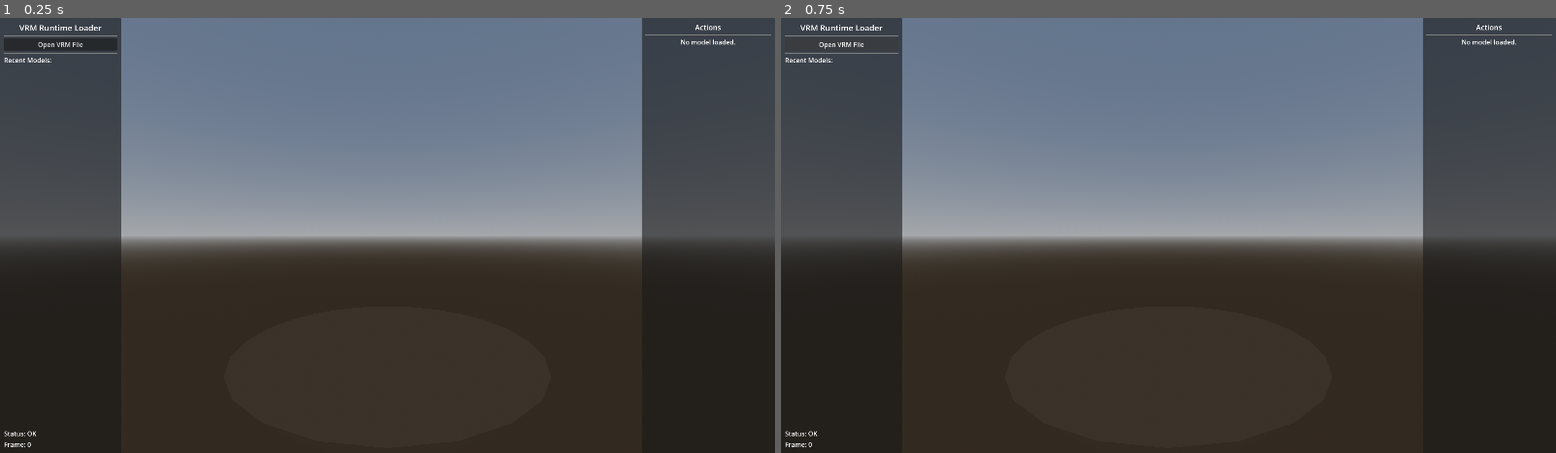
Above: before the commit, frames 1-2 (left to right).
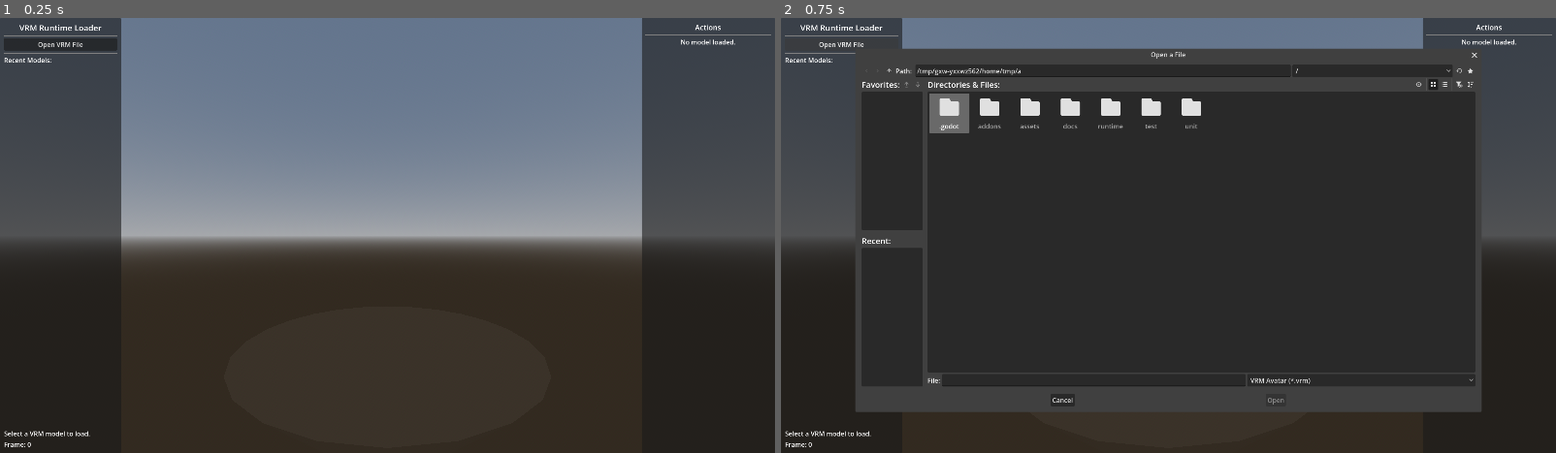
Above: after the commit, the same moments.

Repository: kanimaru/vrm-godot
Game: Godot game, scene res://runtime/vrm_runtime_loader.tscn
The game is run twice, just before and just after one commit, with the same random seed, the same clock (stepped at 60 frames per second) and the same inputs.
Inputs:
- Up to frame 1 (0.25 s): no input
- Up to frame 2 (0.75 s): click "Open VRM File" at 0.5 s

The runs differ from the first frame. In frame 1, less than 0.1% of the frame differs, in the area x 1-12%, y 94-97%; in frame 2, 40%, in the area x 1-91%, y 7-97%.
Error before the commit: Parse Error: Could not find type "VmdParser" in the current scope. (res://runtime/vrm_runtime_loader.gd:190)

Commit message:
feat: add playback frame slider and VMD IK retargeting fixes to runtime demo
runtime/vrm_runtime_loader.gd: adds a scrubbable playback slider synced to
the current animation frame (with a guard flag to avoid feedback loops
while the user is dragging it), VmdFormat/VmdDebugSkeleton references
following the VMD parser split, and retargeting adjustments for VMD IK
across VRM0/VRM1. runtime/vrm_runtime_ui.gd/.tscn wire up the new slider
control.

Adds unit/test_vrm_runtime_loader_retargeting.gd covering VMD IK
retargeting for both VRM1 (identity rest rotation) and VRM0 (rotated rest)
skeletons.

Pre-existing uncommitted work from before this session; committing as-is
per request.

Co-Authored-By: Claude Sonnet 5 <noreply@anthropic.com>

Diff:
--- a/runtime/vrm_runtime_loader.gd
+++ b/runtime/vrm_runtime_loader.gd
@@ -10,6 +10,11 @@
 const MTOON_SHADER_PATH: String = "res://addons/vrm/shaders/mtoon.gdshader"
 const MTOON_OUTLINE_SHADER_PATH: String = "res://addons/vrm/shaders/mtoon_outline.gdshader"
 const MODEL_ROOT_VRM_NAME: String = "ModelRoot"
+
+const VmdParser = preload("res://addons/vrm/vmd/vmd_parser.gd")
+const VmdFormat = preload("res://addons/vrm/vmd/vmd_format.gd")
+const VmdLoader = preload("res://addons/vrm/vmd/vmd_loader.gd")
+const VmdDebugSkeleton = preload("res://addons/vrm/vmd/vmd_debug_skeleton.gd")
 
 const VRM1_TO_VRM0_EXPRESSIONS: Dictionary[String, String] = {
 	"happy": "joy",
@@ -32,6 +37,7 @@
 @onready var _model_anchor: Node3D = $ModelAnchor
 
 var _is_animation_paused: bool = false
+var _is_updating_slider: bool = false
 
 var _vmd_motion_path: String = ""
 var _vmd_camera_path: String = ""
@@ -74,6 +80,7 @@
 	_ui.file_dialog.file_selected.connect(_on_file_dialog_file_selected)
 	_ui.stop_button.pressed.connect(_on_stop_animation_pressed)
 	_ui.pause_button.pressed.connect(_on_pause_animation_pressed)
+	_ui.slider.value_changed.connect(_on_slider_value_changed)
 
 	# Connect modular VMD tab
 	_ui.setup_tabs()
@@ -115,10 +122,26 @@
 	var player: AnimationPlayer = VRMUtil.find_animation_player(_current_model)
 	if not player: return
 
-	if (player.is_playing() or _is_animation_paused) and player.current_animation != "":
+	var has_anim: bool = player.current_animation != ""
+	if _ui.slider.editable != has_anim:
+		_ui.slider.editable = has_anim
+
+	if (player.is_playing() or _is_animation_paused) and has_anim:
 		var current_time: float = player.current_animation_position
 		var frame: int = int(current_time * 30.0)
-		_ui.frame_label.text = "Frame: %d" % frame
+
+		var anim: Animation = player.get_animation(player.current_animation)
+		var max_frames: int = 0
+		if anim:
+			max_frames = int(anim.length * 30.0)
+			if _ui.slider.max_value != max_frames:
+				_ui.slider.max_value = max_frames
+
+		_ui.frame_label.text = "Frame: %d / %d" % [frame, max_frames]
+
+		_is_updating_slider = true
+		_ui.slider.value = frame
+		_is_updating_slider = false
 
 		# Sync debug skeleton
 		if _debug_skeleton and _debug_skeleton.has_node("DebugPlayer"):
@@ -187,7 +210,7 @@
 	var camera_vmd: String = ""
 
 	for vmd_path: String in vmd_files:
-		var data: VmdParser.VmdData = VmdParser.parse_file(vmd_path)
+		var data: VmdFormat.VmdData = VmdParser.parse_file(vmd_path)
 		if data:
 			if data.camera_frames.size() > 0:
 				camera_vmd = vmd_path
@@ -223,7 +246,7 @@
 
 	_ui.status_label.text = "Parsing VMD for debug skeleton..."
 
-	var vmd_data: VmdParser.VmdData = VmdParser.parse_file(_vmd_motion_path)
+	var vmd_data: VmdFormat.VmdData = VmdParser.parse_file(_vmd_motion_path)
 	if vmd_data == null:
 		_ui.status_label.text = "Error: Failed to parse VMD."
 		return
@@ -616,6 +639,14 @@
 	for i: int in range(skeleton.get_bone_count()):
 		world_rests[i] = _compute_bone_world_rest(skeleton, i, skeleton_rot)
 
+	var position_scale: float = 0.08
+	if is_vmd:
+		var head_name: String = VRMUtil.find_bone(skeleton, model, "head")
+		var head_idx: int = skeleton.find_bone(head_name)
+		if head_idx != -1:
+			var head_height: float = skeleton.get_bone_global_rest(head_idx).origin.y
+			position_scale = head_height / 15.8
+
 	# Resolve standard bone names to model's skeleton bone names for kinematics
 	var hips_resolved_name: String = VRMUtil.find_bone(skeleton, model, "hips")
 	var left_up_leg_name: String = VRMUtil.find_bone(skeleton, model, "leftUpperLeg")
@@ -642,6 +673,12 @@
 
 	for anim_name: StringName in library.get_animation_list():
 		var anim: Animation = library.get_animation(anim_name)
+
+		var hips_pos_key0 := Vector3.ZERO
+		if is_vmd:
+			var raw_hips_track := anim.find_track(NodePath("%GeneralSkeleton:hips"), Animation.TYPE_POSITION_3D)
+			if raw_hips_track >= 0 and anim.track_get_key_count(raw_hips_track) > 0:
+				hips_pos_key0 = anim.track_get_key_value(raw_hips_track, 0)
 
 		# Pass 1: Rename and retarget all rotation tracks first
 		for i: int in range(anim.get_track_count()):
@@ -845,8 +882,19 @@
 						for k: int in range(anim.track_get_key_count(i)):
 							var pos: Vector3 = anim.track_get_key_value(i, k)
 							var final_pos: Vector3 = local_rest
-							if is_root or is_ik:
+							if is_root:
 								final_pos += pos
+							elif is_ik:
+								if is_vmd:
+									var is_left := "left" in path_str
+									var mmd_rest_units := Vector3(-1.83, 0.0, 0.0) if is_left else Vector3(1.83, 0.0, 0.0)
+									var mmd_rest_godot := mmd_rest_units * position_scale
+									var horizontal_offset := Vector3(hips_pos_key0.x, 0.0, hips_pos_key0.z)
+									var delta := (pos - horizontal_offset) - mmd_rest_godot
+									var rotated_delta := skeleton_rot * delta
+									final_pos = local_rest + rotated_delta
+								else:
+									final_pos += pos
 							else:
 								var godot_delta := Vector3(pos.x, pos.y, -pos.z)
 								if not is_vmd:
@@ -886,6 +934,12 @@
 	if _audio_player.is_playing():
 		_audio_player.stop()
 	_ui.frame_label.text = "Frame: 0"
+
+	_is_updating_slider = true
+	_ui.slider.value = 0
+	_ui.slider.editable = false
+	_is_updating_slider = false
+
 	# Reset root motion state and position
 	_vmd_root_motion_active = false
 	_vmd_player = null
@@ -931,6 +985,25 @@
 	_ui.pause_button.text = text
 
 
+func _on_slider_value_changed(value: float) -> void:
+	if _is_updating_slider:
+		return
+
+	if not _current_model:
+		return
+	var player: AnimationPlayer = VRMUtil.find_animation_player(_current_model)
+	if not player or player.current_animation == "":
+		return
+
+	var new_time: float = value / 30.0
+	player.seek(new_time, true)
+
+	if _audio_player.is_playing() or _audio_player.stream_paused or _audio_player.stream != null:
+		_audio_player.stop()
+		_audio_player.stream = null
+		_ui.status_label.text = "Music stopped due to scrubbing."
+
+
 func _add_to_recents(path: String) -> void:
 	if _recents.has(path): _recents.erase(path)
 	_recents.push_front(path)
--- a/runtime/vrm_runtime_ui.gd
+++ b/runtime/vrm_runtime_ui.gd
@@ -17,6 +17,7 @@
 @onready var playback_controls: VBoxContainer = %PlaybackControls
 @onready var stop_button: Button = %StopBtn
 @onready var pause_button: Button = %PauseBtn
+@onready var slider: HSlider = %FrameSlider
 
 var tab_container: TabContainer
 var anim_list: VBoxContainer
--- a/runtime/vrm_runtime_ui.tscn
+++ b/runtime/vrm_runtime_ui.tscn
@@ -123,6 +123,11 @@
 text = "⏸ Pause Animation"
 alignment = 0
 
+[node name="FrameSlider" type="HSlider" parent="RightPanel/MarginContainer/VBoxContainer/PlaybackControls" unique_id=123456794]
+unique_name_in_owner = true
+layout_mode = 2
+editable = false
+
 [node name="HSeparator2" type="HSeparator" parent="RightPanel/MarginContainer/VBoxContainer" unique_id=123456792]
 layout_mode = 2
 
--- /dev/null
+++ b/unit/test_vrm_runtime_loader_retargeting.gd
@@ -0,0 +1,129 @@
+extends GutTest
+
+const VrmRuntimeLoader = preload("res://runtime/vrm_runtime_loader.gd")
+
+
+func test_vmd_ik_retargeting_vrm1() -> void:
+	var loader := VrmRuntimeLoader.new()
+	autofree(loader)
+
+	# Setup a mock model and skeleton (VRM1: identity rotation relative to model)
+	var model := Node3D.new()
+	add_child_autofree(model)
+	var skeleton := Skeleton3D.new()
+	model.add_child(skeleton)
+
+	var hips_idx := skeleton.add_bone("hips")
+	var left_upper_leg_idx := skeleton.add_bone("leftUpperLeg")
+	var left_lower_leg_idx := skeleton.add_bone("leftLowerLeg")
+	var left_foot_idx := skeleton.add_bone("leftFoot")
+
+	skeleton.set_bone_parent(left_upper_leg_idx, hips_idx)
+	skeleton.set_bone_parent(left_lower_leg_idx, left_upper_leg_idx)
+	skeleton.set_bone_parent(left_foot_idx, left_lower_leg_idx)
+
+	# Rest position of left foot at X = -0.15, Y = 0.08
+	var left_foot_rest := Transform3D(Basis.IDENTITY, Vector3(-0.15, 0.08, 0.0))
+	skeleton.set_bone_rest(left_foot_idx, left_foot_rest)
+	skeleton.reset_bone_poses()
+
+	# Metadata for bones lookup
+	var bone_map := {
+		"hips": "hips",
+		"leftupperleg": "leftUpperLeg",
+		"leftlowerleg": "leftLowerLeg",
+		"leftfoot": "leftFoot",
+	}
+	model.set_meta("vrm_humanoid_bones", bone_map)
+
+	# Set up a test animation library with a leftLegIk position track
+	var library := AnimationLibrary.new()
+	var anim := Animation.new()
+	var track := anim.add_track(Animation.TYPE_POSITION_3D)
+	# MMD Left foot standard rest position is at X = -1.83 units. With position_scale = 0.08,
+	# scaled rest is at -0.1464.
+	# Let's say target moves left to -2.0 units (-0.16m scaled)
+	var vmd_absolute_pos := Vector3(-0.16, 0.05, 0.0)
+	anim.track_set_path(track, NodePath("%leftLegIk"))
+	anim.track_insert_key(track, 0.0, vmd_absolute_pos)
+	library.add_animation("default", anim)
+
+	# Run retargeting
+	# position_scale will be dynamically calculated as 0.08 because we don't have a "head" bone
+	# (so it falls back to 0.08).
+	loader._retarget_library_for_model(library, model, true)
+
+	var retargeted_pos: Vector3 = anim.track_get_key_value(track, 0)
+
+	# Calculation check:
+	# mmd_rest_godot = Vector3(-1.83, 0, 0) * 0.08 = Vector3(-0.1464, 0, 0)
+	# delta = vmd_absolute_pos - mmd_rest_godot = Vector3(-0.16, 0.05, 0) - Vector3(-0.1464, 0, 0) = Vector3(-0.0136, 0.05, 0)
+	# rotated_delta = delta (since skeleton_rot is identity)
+	# local_rest = left_foot_rest.origin in ModelRoot space = Vector3(-0.15, 0.08, 0.0) (since identity skeleton_rot)
+	# final_pos = local_rest + rotated_delta = Vector3(-0.15 - 0.0136, 0.08 + 0.05, 0.0) = Vector3(-0.1636, 0.13, 0.0)
+	var expected_pos := Vector3(-0.1636, 0.13, 0.0)
+	assert_true(retargeted_pos.is_equal_approx(expected_pos), "Retargeted pos %s should be approximately equal to %s" % [retargeted_pos, expected_pos])
+
+
+func test_vmd_ik_retargeting_vrm0() -> void:
+	var loader := VrmRuntimeLoader.new()
+	autofree(loader)
+
+	# Setup a mock model and skeleton (VRM0: 180 Y rotation relative to model)
+	var model := Node3D.new()
+	model.transform.basis = Basis(Vector3.UP, PI)
+	add_child_autofree(model)
+	var skeleton := Skeleton3D.new()
+	model.add_child(skeleton)
+
+	var hips_idx := skeleton.add_bone("hips")
+	var left_upper_leg_idx := skeleton.add_bone("leftUpperLeg")
+	var left_lower_leg_idx := skeleton.add_bone("leftLowerLeg")
+	var left_foot_idx := skeleton.add_bone("leftFoot")
+
+	skeleton.set_bone_parent(left_upper_leg_idx, hips_idx)
+	skeleton.set_bone_parent(left_lower_leg_idx, left_upper_leg_idx)
+	skeleton.set_bone_parent(left_foot_idx, left_lower_leg_idx)
+
+	# Rest position of left foot in skeleton space at X = -0.15, Y = 0.08
+	# In ModelRoot space (rotated 180 Y), it maps to X = 0.15, Y = 0.08
+	var left_foot_rest := Transform3D(Basis.IDENTITY, Vector3(-0.15, 0.08, 0.0))
+	skeleton.set_bone_rest(left_foot_idx, left_foot_rest)
+	skeleton.reset_bone_poses()
+
+	# Metadata for bones lookup
+	var bone_map := {
+		"hips": "hips",
+		"leftupperleg": "leftUpperLeg",
+		"leftlowerleg": "leftLowerLeg",
+		"leftfoot": "leftFoot",
+	}
+	model.set_meta("vrm_humanoid_bones", bone_map)
+	model.set_meta("vrm_version", 0.0) # VRM0
+
+	# Set up a test animation library with a leftLegIk position track
+	var library := AnimationLibrary.new()
+	var anim := Animation.new()
+	var track := anim.add_track(Animation.TYPE_POSITION_3D)
+	# MMD Left foot standard rest position is at X = -1.83 units. With position_scale = 0.08,
+	# scaled rest is at -0.1464.
+	# Let's say target moves left to -2.0 units (-0.16m scaled)
+	var vmd_absolute_pos := Vector3(-0.16, 0.05, 0.0)
+	anim.track_set_path(track, NodePath("%leftLegIk"))
+	anim.track_insert_key(track, 0.0, vmd_absolute_pos)
+	library.add_animation("default", anim)
+
+	# Run retargeting
+	loader._retarget_library_for_model(library, model, true)
+
+	var retargeted_pos: Vector3 = anim.track_get_key_value(track, 0)
+
+	# Calculation check:
+	# mmd_rest_godot = Vector3(-1.83, 0, 0) * 0.08 = Vector3(-0.1464, 0, 0)
+	# delta = vmd_absolute_pos - mmd_rest_godot = Vector3(-0.0136, 0.05, 0)
+	# skeleton_rot = 180 Y = Basis(Vector3.UP, PI)
+	# rotated_delta = skeleton_rot * delta = Vector3(0.0136, 0.05, 0)
+	# local_rest = world_rests[left_foot_idx].origin = Basis(180 Y) * Vector3(-0.15, 0.08, 0) = Vector3(0.15, 0.08, 0)
+	# final_pos = local_rest + rotated_delta = Vector3(0.15 + 0.0136, 0.08 + 0.05, 0.0) = Vector3(0.1636, 0.13, 0.0)
+	var expected_pos := Vector3(0.1636, 0.13, 0.0)
+	assert_true(retargeted_pos.is_equal_approx(expected_pos), "Retargeted pos %s should be approximately equal to %s" % [retargeted_pos, expected_pos])
Not shown, added: unit/test_vrm_runtime_loader_retargeting.gd.uid
